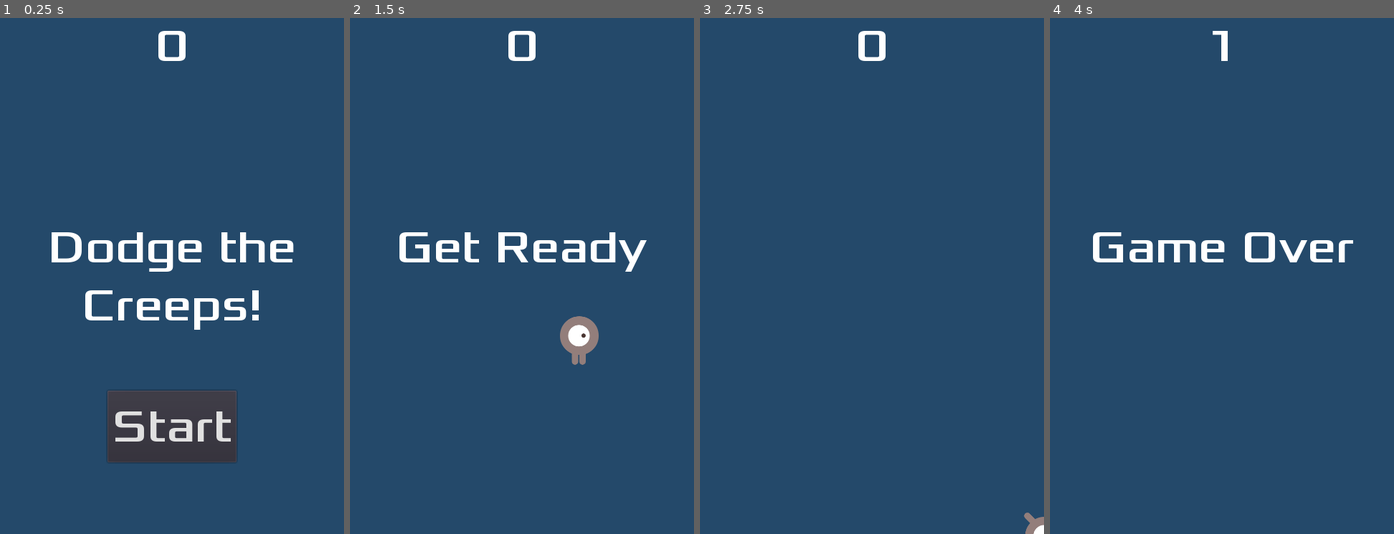
Above: before the commit, frames 1-4 (left to right).
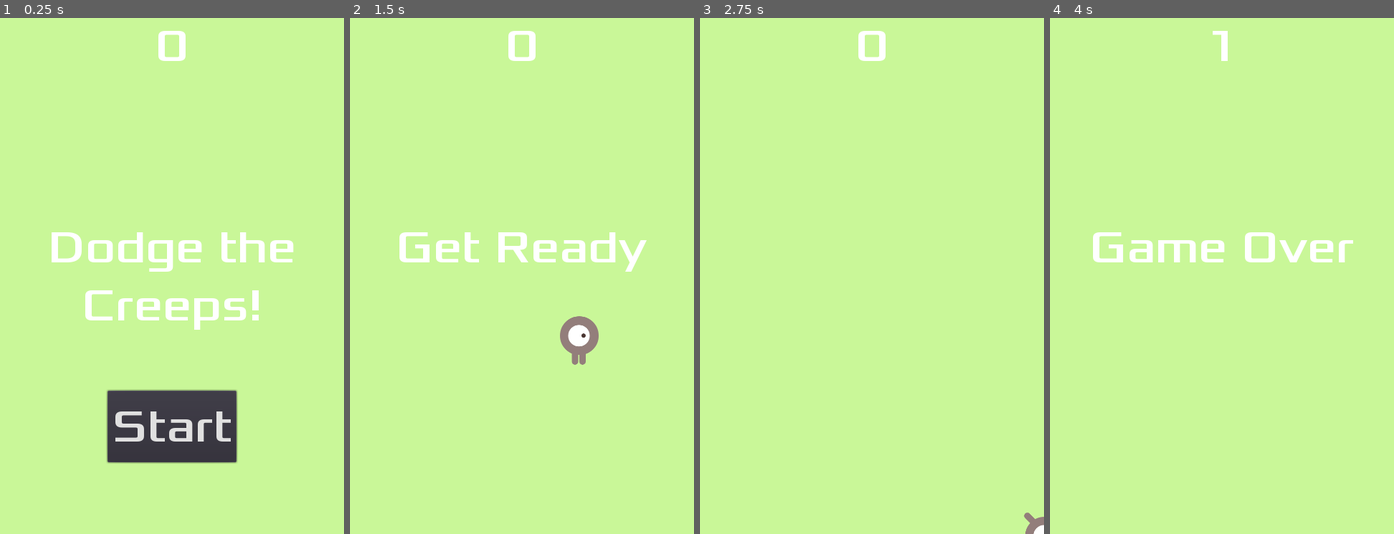
Above: after the commit, the same moments.

Repository: waltersotil/test_6godot_dodge
Game: Godot game, scene res://Main.tscn
The game is run twice, just before and just after one commit, with the same random seed, the same clock (stepped at 60 frames per second) and the same inputs.
Inputs:
- Up to frame 1 (0.25 s): no input
- Up to frame 2 (1.5 s): click "Start" at 0.5 s; tap Enter at 1.25 s; hold Right (ui_right) from 1.28 s (still down)
- Up to frame 3 (2.75 s): release Right (ui_right) at 2.03 s; hold Down (ui_down) from 2.03 s (still down)
- Up to frame 4 (4 s): release Down (ui_down) at 2.78 s; hold Right (ui_right) 2.78-3.53 s; hold Up (ui_up) from 3.53 s (still down)

The runs differ from the first frame. In frame 1, 92% of the frame differs, in the area x 0-100%, y 0-100%; in frame 2, 98%; in frame 3, 100%; in frame 4, 98%.

Commit message:
Cambio de color

Diff:
--- a/Main.tscn
+++ b/Main.tscn
@@ -1,8 +1,8 @@
 [gd_scene load_steps=8 format=2]
 
-[ext_resource path="res://Player.tscn" type="PackedScene" id=1]
-[ext_resource path="res://Main.gd" type="Script" id=2]
-[ext_resource path="res://Mob.tscn" type="PackedScene" id=3]
+[ext_resource path="res://Main.gd" type="Script" id=1]
+[ext_resource path="res://Mob.tscn" type="PackedScene" id=2]
+[ext_resource path="res://Player.tscn" type="PackedScene" id=3]
 [ext_resource path="res://HUD.tscn" type="PackedScene" id=4]
 [ext_resource path="res://dodge_assets/art/House In a Forest Loop.ogg" type="AudioStream" id=5]
 [ext_resource path="res://dodge_assets/art/gameover.wav" type="AudioStream" id=6]
@@ -13,18 +13,18 @@
 }
 
 [node name="Main" type="Node"]
-script = ExtResource( 2 )
-Mob = ExtResource( 3 )
+script = ExtResource( 1 )
+Mob = ExtResource( 2 )
 
 [node name="ColorRect" type="ColorRect" parent="."]
 anchor_right = 1.0
 anchor_bottom = 1.0
-color = Color( 0.145098, 0.290196, 0.419608, 1 )
+color = Color( 0.792157, 0.972549, 0.6, 1 )
 __meta__ = {
 "_edit_use_anchors_": false
 }
 
-[node name="Player" parent="." instance=ExtResource( 1 )]
+[node name="Player" parent="." instance=ExtResource( 3 )]
 
 [node name="MobTimer" type="Timer" parent="."]
 wait_time = 0.5
